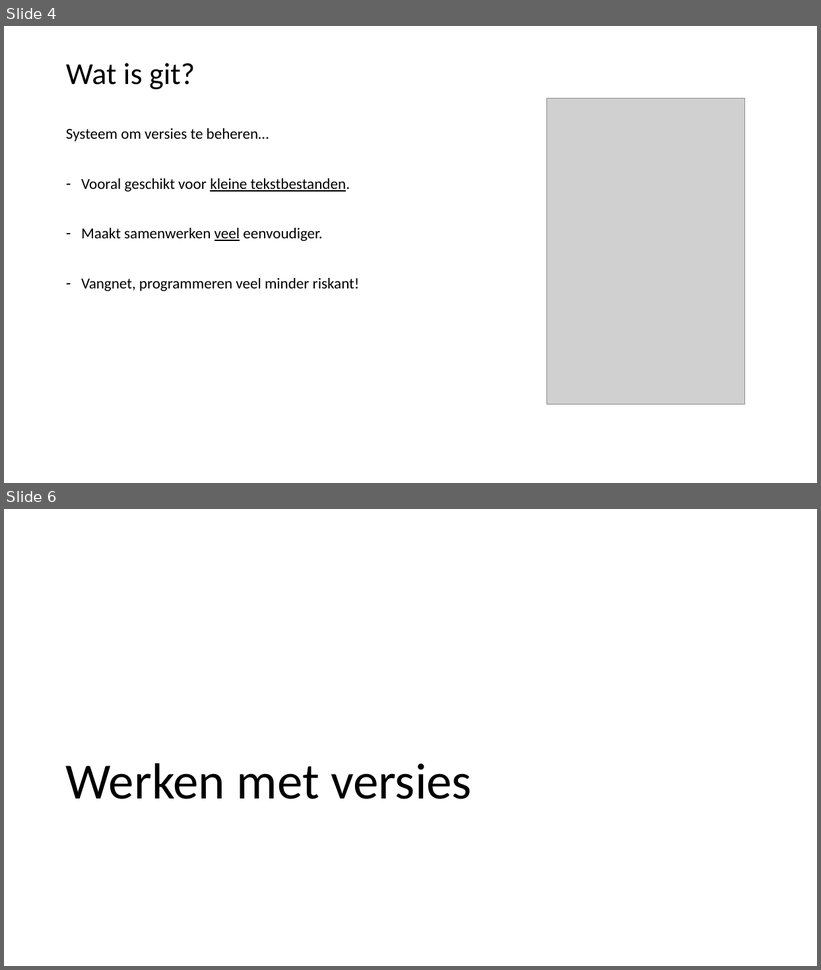
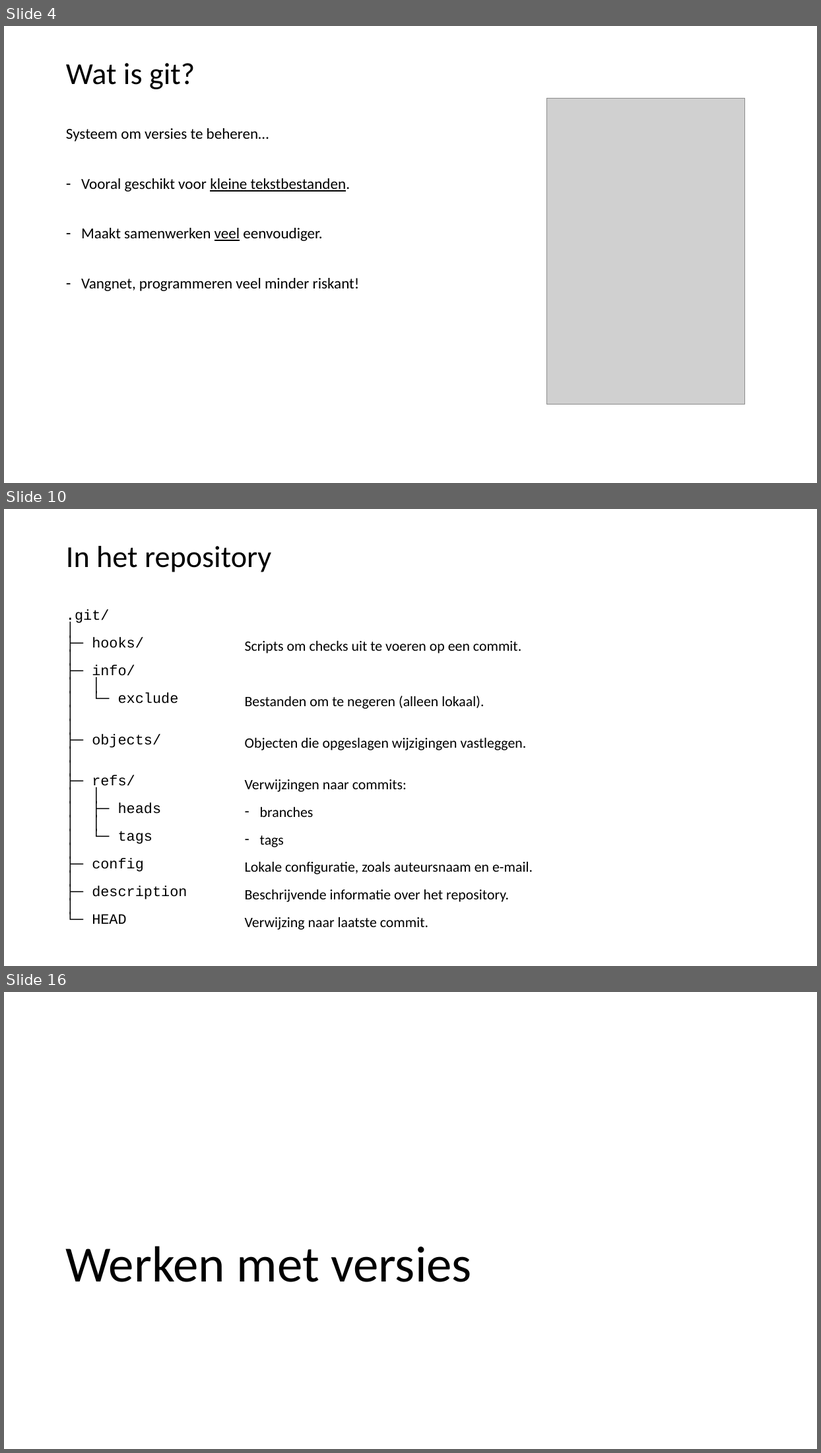
Before and after one commit to LFKoning/knowledge-sharing, a slide deck: git/1_basics/git_basic.pptx. Shown one above the other, each under a label of ours: slides 4 and 6 before the commit, slides 4, 10 and 16 after it; the slides between them are not shown. The pictures are 821x970 and 821x1453 pixels, drawn with LibreOffice and Linux fonts; fonts in the diff are those of the drawing; grey boxes stand for pictures. Boxes give left, top, right and bottom in pixels: in the first picture for what was removed or moved away, otherwise in the second. Text is boxed around its words. In the diff, an @@ line names an element or a change of style, - is before the commit and + after.

```diff
--- a/git/1_basics/git_basic.pptx
+++ b/git/1_basics/git_basic.pptx
@@ slide 10 added at (4, 509, 817, 966), background #FFFFFF @@
@@ title added at (66, 546, 271, 572), 36 pt, text #000000 @@
+In het repository
@@ text added at (66, 609, 187, 924), 17 pt, text #000000 @@
+.git/
+│
+├─ hooks/
+│
+├─ info/
+│ │
+│ └─ exclude
+│
+│
+├─ objects/
+│
+│
+├─ refs/
+│ │
+│ ├─ heads
+│ │
+│ └─ tags
+│
+├─ config
+│
+├─ description
+│
+└─ HEAD
@@ text added at (245, 641, 533, 930), 17 pt, text #000000 @@
+Scripts om checks uit te voeren op een commit.
+Bestanden om te negeren (alleen lokaal).
+Objecten die opgeslagen wijzigingen vastleggen.
+Verwijzingen naar commits:
+– branches
+– tags
+Lokale configuratie, zoals auteursnaam en e-mail.
+Beschrijvende informatie over het repository.
+Verwijzing naar laatste commit.
@@ what was slide 6 is now slide 16 @@
```
Also in this commit, not shown: 1 slide changed, 9 other slides added.
